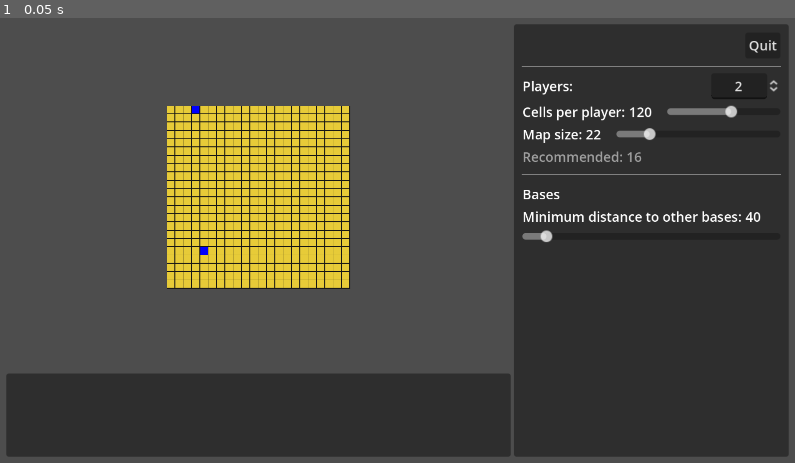
Above: before the commit, frame 1.
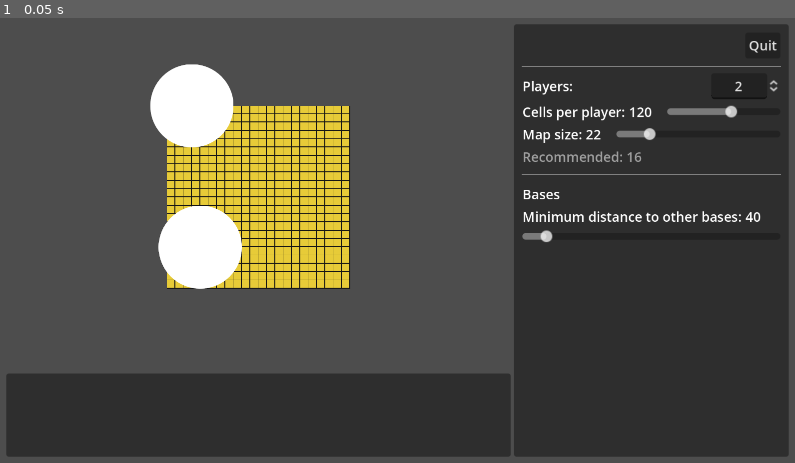
Above: after the commit, the same moment.

Repository: wadcom/kisarra-mapgen
Game: Godot game, scene res://main.tscn
Two runs of this game, one before a commit and one after it. Both use one fixed random seed, a clock stepped at 60 frames per second and the inputs below.
Inputs:
- Up to frame 1 (0.05 s): no input

The runs differ from the first frame. In frame 1, 3.1% of the frame differs, in the area x 18-31%, y 10-61%.

Commit message:
The first cut of exclusion areas around bases

Diff:
--- a/map_area.gd
+++ b/map_area.gd
@@ -1,6 +1,7 @@
 extends ColorRect
 
 @export var base_cell_prefab: PackedScene
+@export var round_area_prefab: PackedScene
 @export var sand_cell_prefab: PackedScene
 
 
@@ -34,6 +35,10 @@
 		$Bases.remove_child(b)
 		b.queue_free()
 
+	for c in $Constraints.get_children():
+		$Constraints.remove_child(c)
+		c.queue_free()
+
 	var available = []
 	for x in params.map_size:
 		for y in params.map_size:
@@ -52,6 +57,11 @@
 		base.position = p * _globals.PIXELS_PER_CELL_SIDE
 		$Bases.add_child(base)
 
+		var exclusion_area = round_area_prefab.instantiate()
+		exclusion_area.position = p * _globals.PIXELS_PER_CELL_SIDE
+		exclusion_area.set_radius(100)
+		$Constraints.add_child(exclusion_area)
+
 		available = available.filter(
 			func(a):
 				var d = a.distance_to(p) * _globals.CELL_SIDE_KMS
--- a/map_area.tscn
+++ b/map_area.tscn
@@ -1,8 +1,9 @@
-[gd_scene load_steps=4 format=3 uid="uid://ca8i0jh687k0m"]
+[gd_scene load_steps=5 format=3 uid="uid://ca8i0jh687k0m"]
 
 [ext_resource type="Script" path="res://map_area.gd" id="1_8qfge"]
 [ext_resource type="PackedScene" uid="uid://djvis3o7e1smv" path="res://base_cell.tscn" id="2_e1c3d"]
 [ext_resource type="PackedScene" uid="uid://de6ailbpe4obu" path="res://sand_cell.tscn" id="2_fjadh"]
+[ext_resource type="PackedScene" uid="uid://dbhypu0aiefk" path="res://round_area.tscn" id="3_sqwi0"]
 
 [node name="MapArea" type="ColorRect"]
 anchors_preset = 15
@@ -15,6 +16,7 @@
 color = Color(0.0827414, 0.0827414, 0.0827414, 1)
 script = ExtResource("1_8qfge")
 base_cell_prefab = ExtResource("2_e1c3d")
+round_area_prefab = ExtResource("3_sqwi0")
 sand_cell_prefab = ExtResource("2_fjadh")
 
 [node name="GroundCells" type="Control" parent="."]
@@ -26,3 +28,8 @@
 anchors_preset = 0
 offset_right = 40.0
 offset_bottom = 40.0
+
+[node name="Constraints" type="Control" parent="."]
+anchors_preset = 0
+offset_right = 40.0
+offset_bottom = 40.0
--- /dev/null
+++ b/round_area.gd
@@ -0,0 +1,11 @@
+extends Sprite2D
+
+const _globals = preload("res://globals.gd")
+
+
+func set_radius(kms):
+	var image_size = texture.get_size()
+
+	var desired = Vector2.ONE * kms / _globals.CELL_SIDE_KMS * _globals.PIXELS_PER_CELL_SIDE
+
+	scale = desired / image_size
--- /dev/null
+++ b/round_area.tscn
@@ -0,0 +1,8 @@
+[gd_scene load_steps=3 format=3 uid="uid://dbhypu0aiefk"]
+
+[ext_resource type="Texture2D" uid="uid://bdwutctor1df1" path="res://media/White Disc.png" id="1_wwx0t"]
+[ext_resource type="Script" path="res://round_area.gd" id="2_jkg4i"]
+
+[node name="RoundArea" type="Sprite2D"]
+texture = ExtResource("1_wwx0t")
+script = ExtResource("2_jkg4i")
Binary file added: media/White Disc.png
Not shown, added: media/White Disc.png.import
